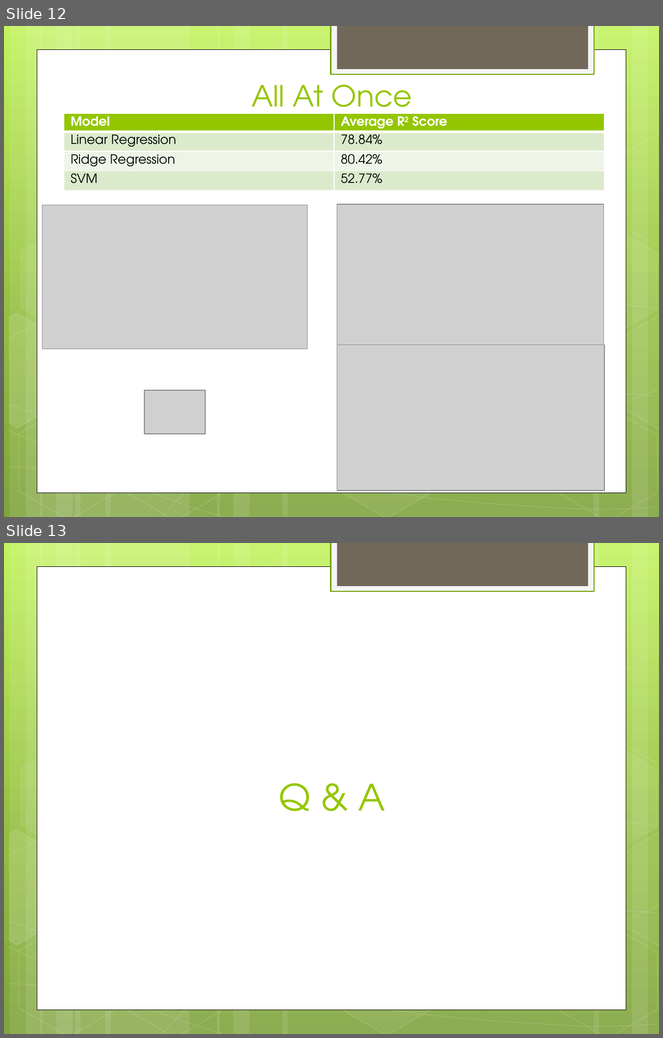
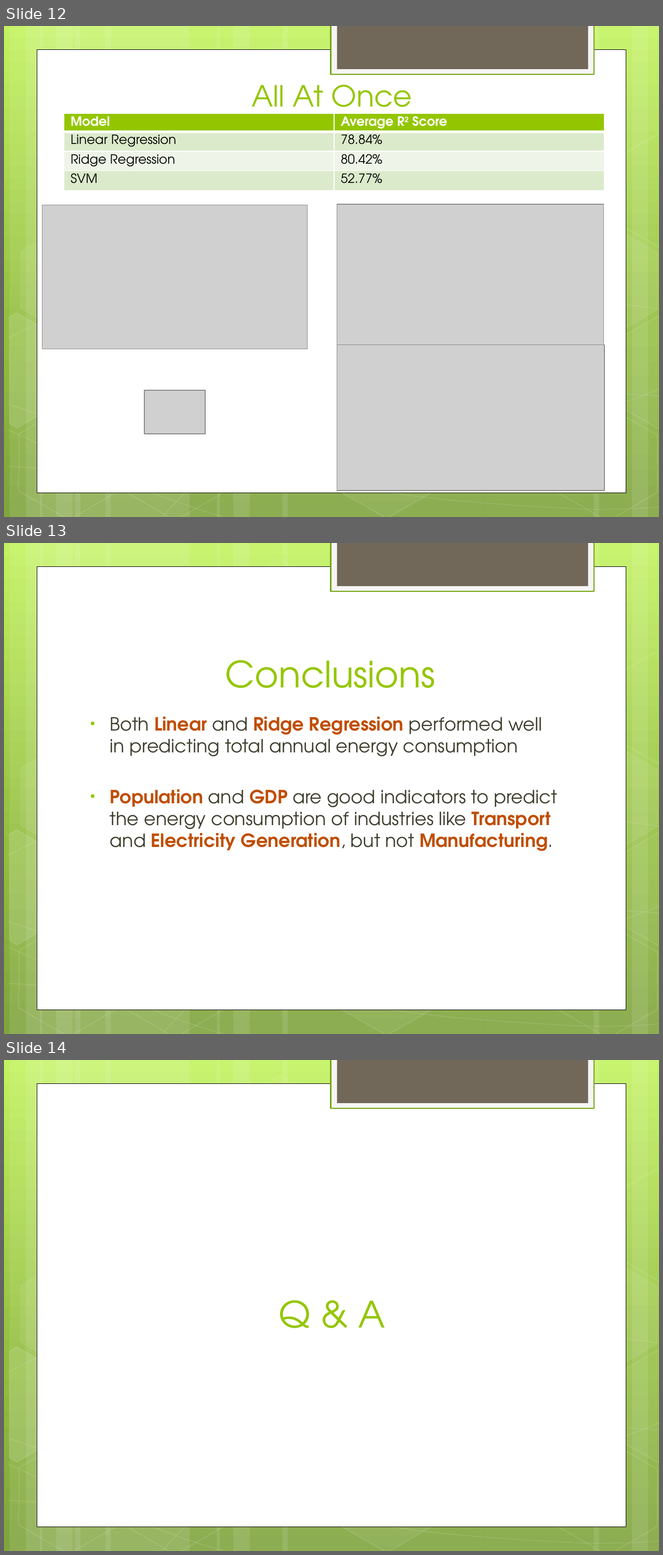
Before and after one commit to Eric-HYL/showcase, a slide deck: Australian_Energy_Consumption_Prediction/Presentation.pptx. Shown one above the other, each under a label of ours: slides 12 and 13 before the commit, slides 12, 13 and 14 after it. The pictures are 663x1038 and 663x1555 pixels, drawn with LibreOffice and Linux fonts; fonts in the diff are those of the drawing; grey boxes stand for pictures. Boxes give left, top, right and bottom in pixels: in the first picture for what was removed or moved away, otherwise in the second. Text is boxed around its words. In the diff, an @@ line names an element or a change of style, - is before the commit and + after.

```diff
--- a/Australian_Energy_Consumption_Prediction/Presentation.pptx
+++ b/Australian_Energy_Consumption_Prediction/Presentation.pptx
@@ slide 13 added at [4, 543, 659, 1034], background gradient #C3F35F to #93BF3F to #81A53E; not listed: 31 template elements that a slide beside it also shows @@
@@ title added at [226, 660, 436, 688], 40 pt, text #94C600 @@
+Conclusions
@@ text added at [110, 717, 557, 851], 20 pt, text #3E3D2D @@
+• Both Linear and Ridge Regression performed well in predicting total annual energy consumption
+• Population and GDP are good indicators to predict the energy consumption of industries like Transport and Electricity Generation, but not Manufacturing.
@@ what was slide 13 is now slide 14 @@
```
